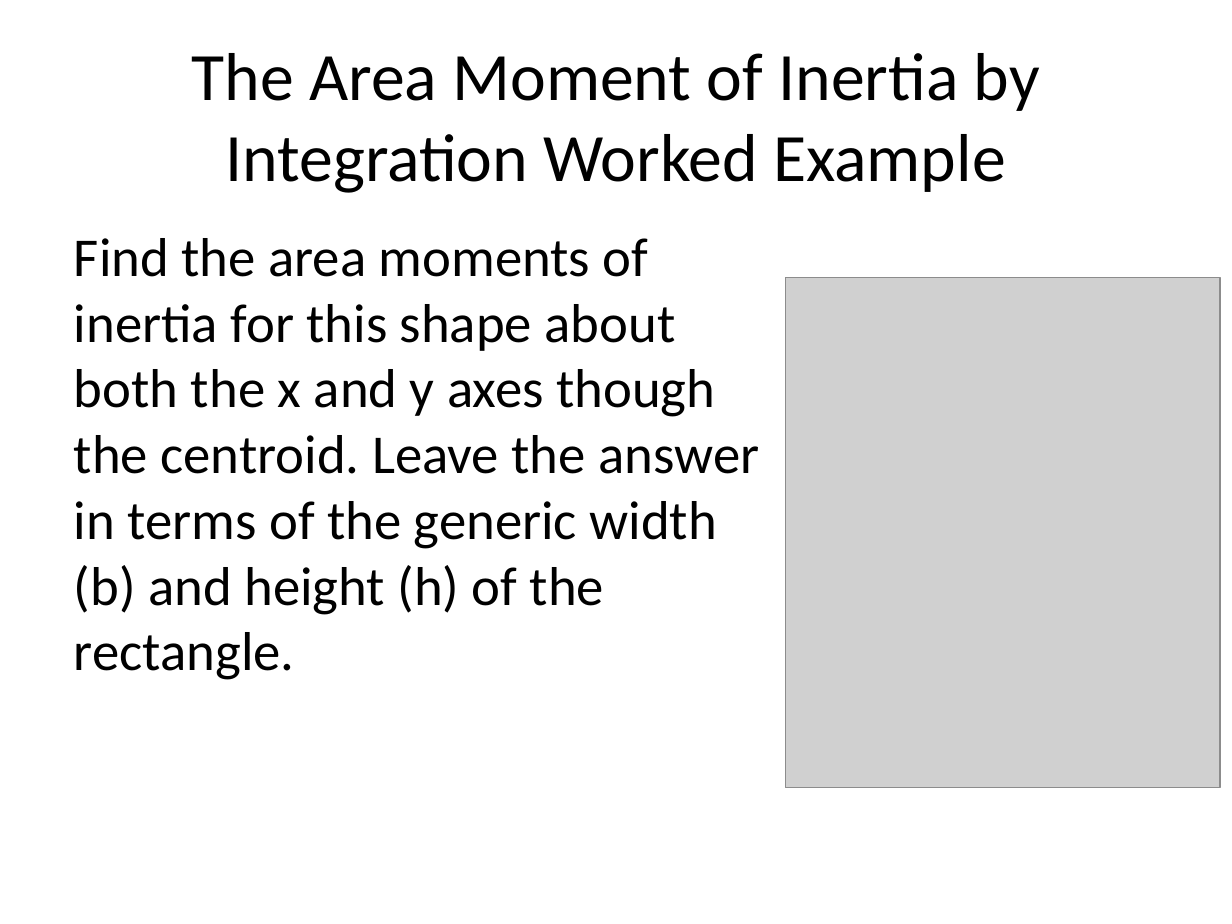
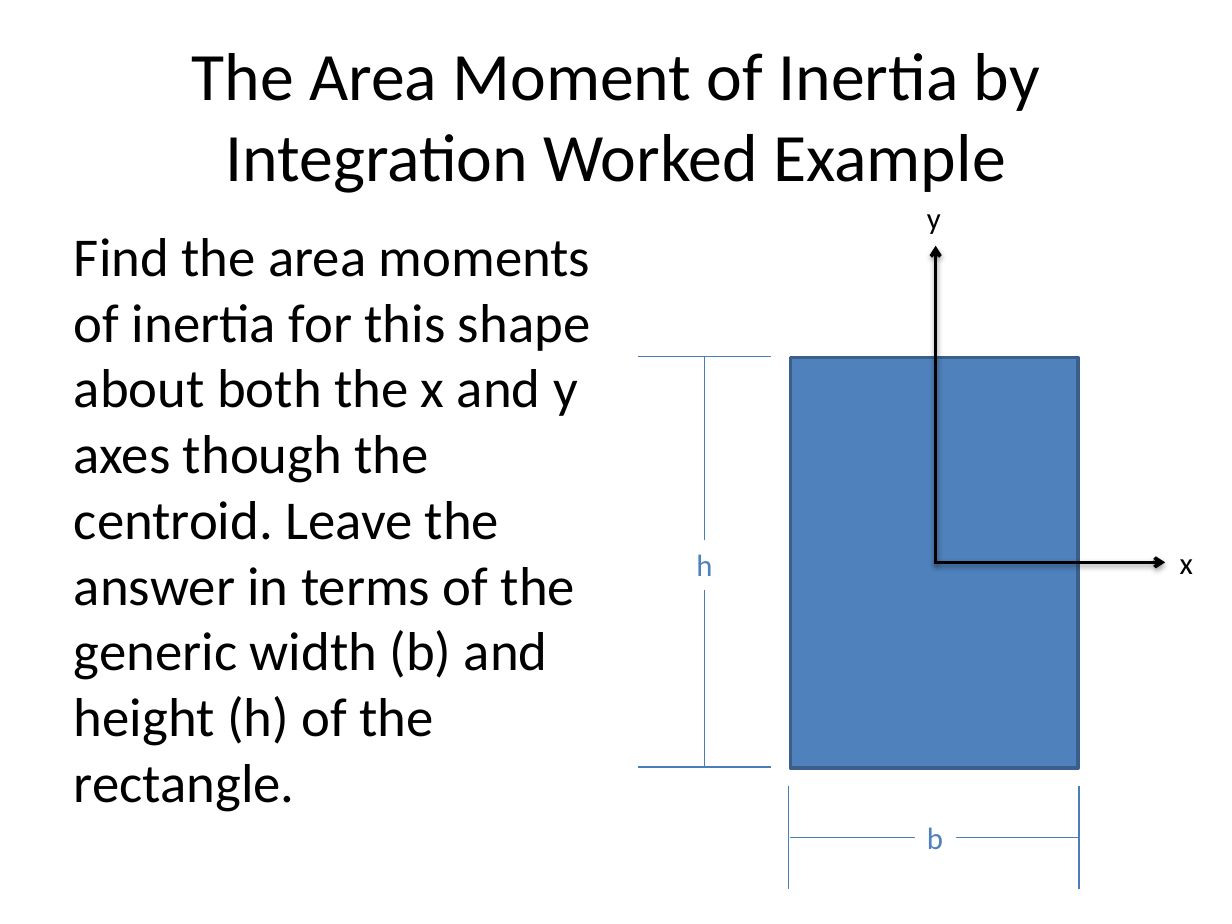
Before and after one commit to JacobMoore/mechanics_textbook, a slide deck: slide 15 of Lecture Slides/VideoLectureSlides/A_2.5.pptx. Drawn at 1232x924 pixels with LibreOffice and Linux fonts; fonts in the diff are those of the drawing; grey boxes stand for pictures. Boxes give left, top, right and bottom in pixels: in the first picture for what was removed or moved away, otherwise in the second. Text is boxed around its words. In the diff, an @@ line names an element or a change of style, - is before the commit and + after.

Commit message:
Added Worked Problems and error fixes

```diff
--- a/Lecture Slides/VideoLectureSlides/A_2.5.pptx
+++ b/Lecture Slides/VideoLectureSlides/A_2.5.pptx
@@ text "Find the area moments of ..." rewrapped from box(74, 238, 759, 680) to box(74, 238, 591, 812) @@
@@ text added at box(927, 214, 941, 234), 18 pt, text #000000 @@
+y
@@ arrow added from (935, 564) to (935, 245), #000000 2 pt @@
@@ picture removed at box(786, 277, 1221, 788) @@
@@ line added from (771, 357) to (638, 357), #4B7EBC 0.75 pt @@
@@ line added from (705, 766) to (705, 357), #4B7EBC 0.75 pt @@
@@ rectangle added at box(791, 357, 1078, 768), fill #4F81BD, outline #3A5F8C 2 pt @@
@@ text added at box(696, 554, 712, 576), 18 pt, text #4F81BD @@
+h
@@ arrow added from (934, 562) to (1165, 562), #000000 2 pt @@
@@ text added at box(1180, 559, 1193, 574), 18 pt, text #000000 @@
+x
@@ line added from (771, 766) to (638, 766), #4B7EBC 0.75 pt @@
@@ line added from (788, 786) to (788, 890), #4B7EBC 0.75 pt @@
@@ line added from (1079, 786) to (1079, 890), #4B7EBC 0.75 pt @@
@@ line added from (1079, 838) to (790, 838), #4B7EBC 0.75 pt @@
@@ text added at box(927, 827, 943, 849), 18 pt, text #4F81BD @@
+b
```
Also in this commit, not shown: 7 other slides changed, 37 other files.
